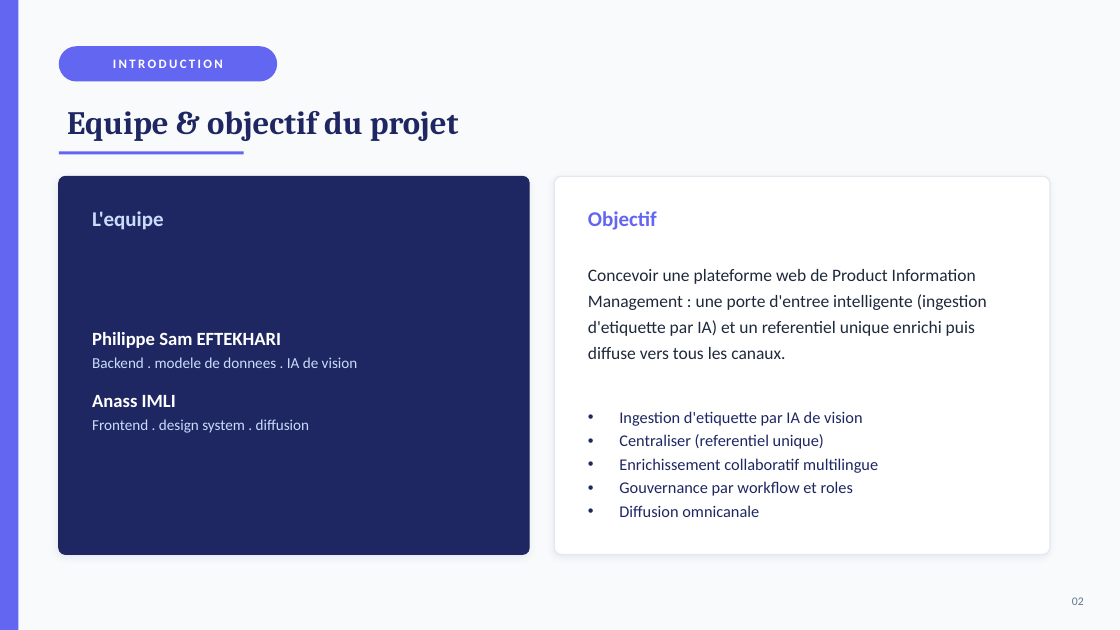
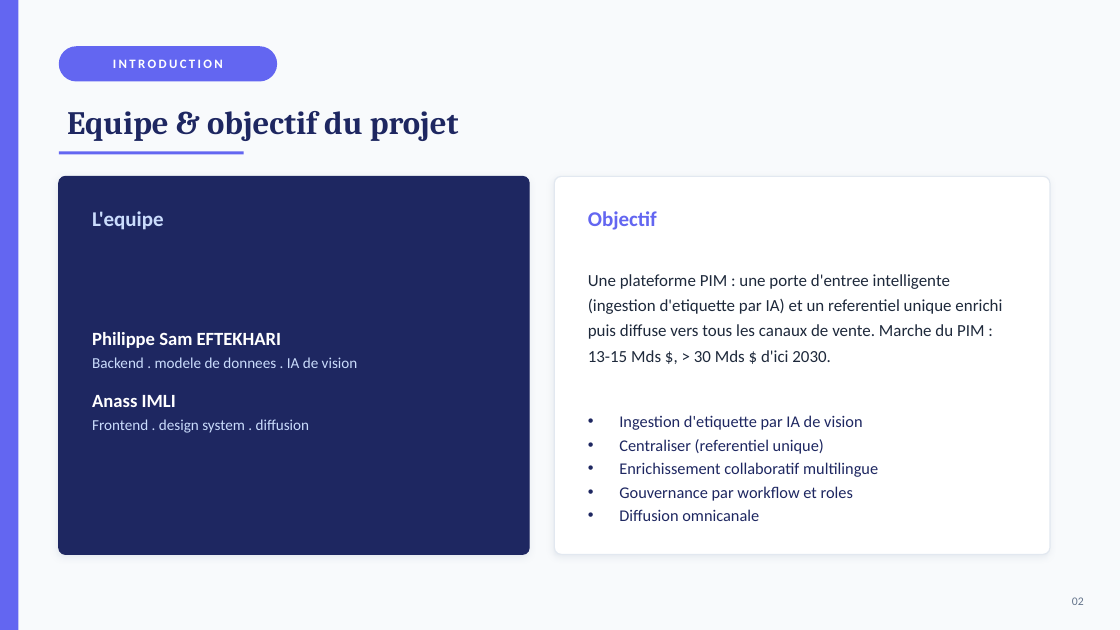
Before and after one commit to philippe-eftekhari/Projet-PIMP, a slide deck: slide 3 of docs/presentation.pptx. Drawn at 1120x630 pixels with LibreOffice and Linux fonts; fonts in the diff are those of the drawing. Boxes give left, top, right and bottom in pixels: in the first picture for what was removed or moved away, otherwise in the second. Text is boxed around its words. In the diff, an @@ line names an element or a change of style, - is before the commit and + after.

Commit message:
Correctifs: ingestion sans auth, .env robuste, presentation 20 slides

```diff
--- a/docs/presentation.pptx
+++ b/docs/presentation.pptx
@@ text at [588,274,1002,362]: text changed; size 15 to 14.5 pt @@
-Concevoir une plateforme web de Product Information Management : une porte d'entree intelligente (ingestion d'etiquette par IA) et un referentiel unique enrichi puis diffuse vers tous les canaux.
+Une plateforme PIM : une porte d'entree intelligente (ingestion d'etiquette par IA) et un referentiel unique enrichi puis diffuse vers tous les canaux de vente. Marche du PIM : 13-15 Mds $, > 30 Mds $ d'ici 2030.
@@ text "Ingestion d'etiquette par IA de ...": place and size @@
-text "Ingestion d'etiquette par IA de ..." at [619,411,878,517]
+text "Ingestion d'etiquette par IA de ..." at [619,415,878,521]
```
Also in this commit, not shown: 18 other slides changed, 7 slides removed, 6 other files.
